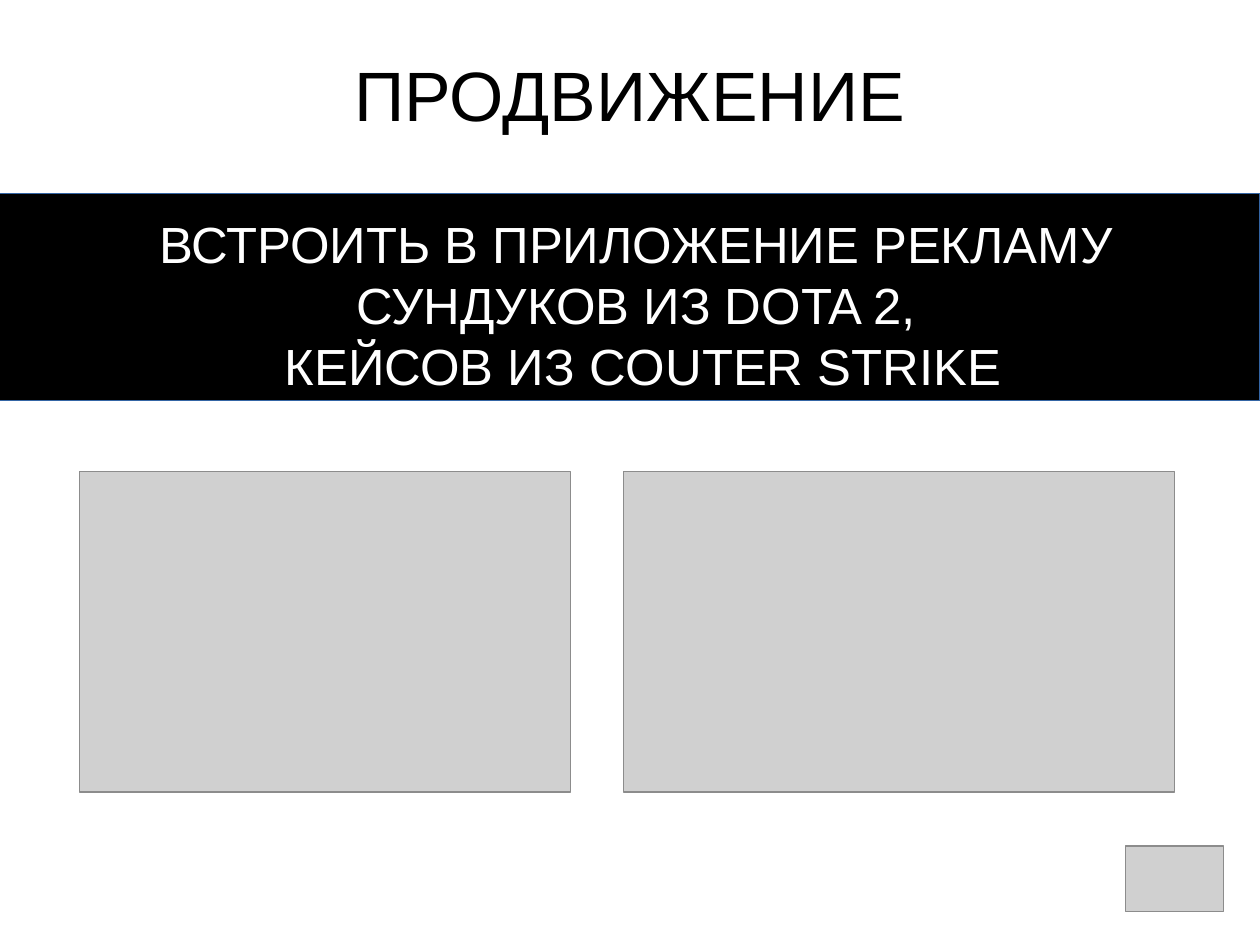
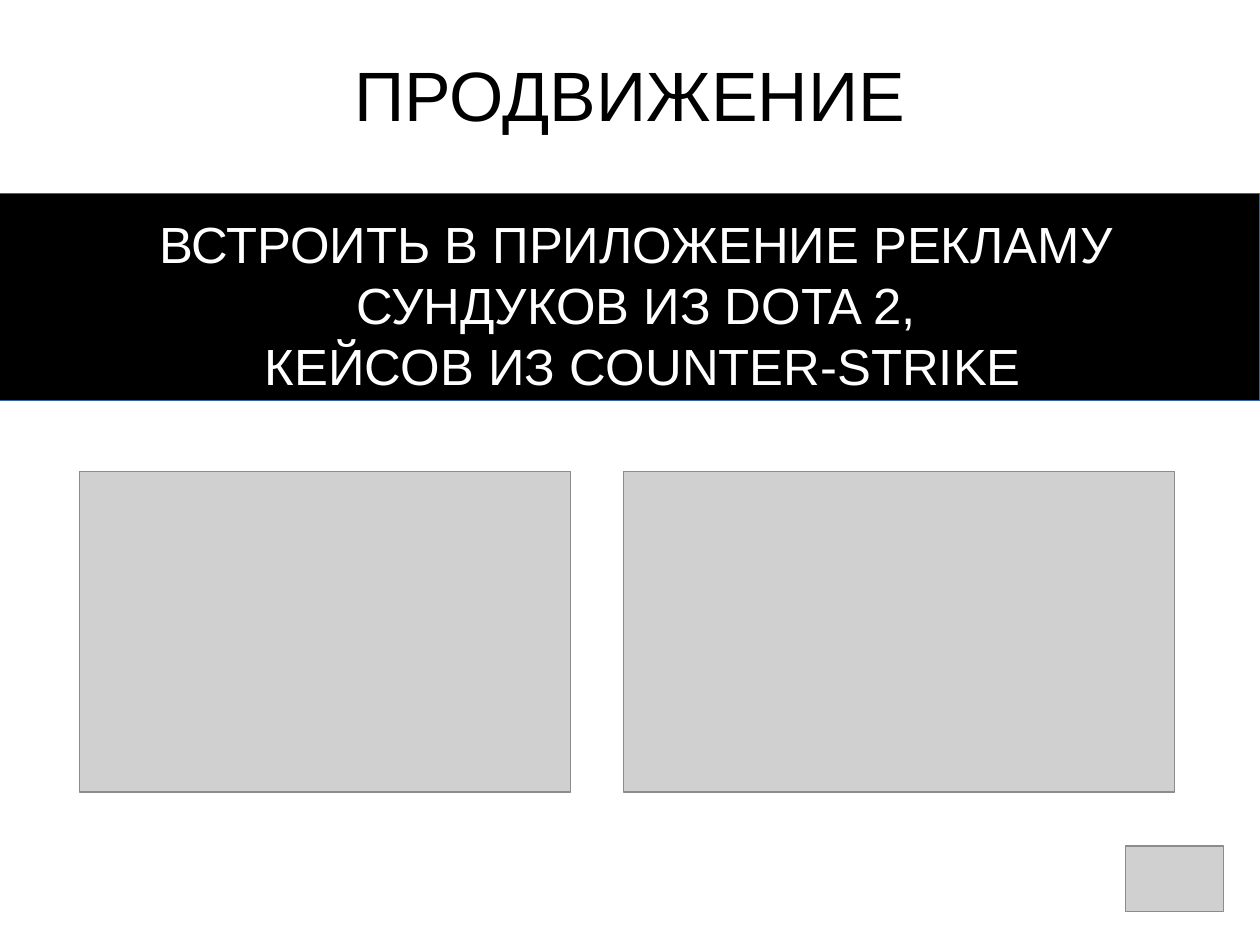
Before and after one commit to funtechhackday/magic-box, a slide deck: slide 5 of magicbox.pptx. Drawn at 1260x945 pixels with LibreOffice and Linux fonts; fonts in the diff are those of the drawing; grey boxes stand for pictures. Boxes give left, top, right and bottom in pixels: in the first picture for what was removed or moved away, otherwise in the second. Text is boxed around its words. In the diff, an @@ line names an element or a change of style, - is before the commit and + after.

```diff
--- a/magicbox.pptx
+++ b/magicbox.pptx
@@ text at box(265, 344, 1020, 386): text changed @@
-● КЕЙСОВ ИЗ COUTER STRIKE
+● КЕЙСОВ ИЗ COUNTER-STRIKE
```
Also in this commit, not shown: 1 other slide changed, 1 other file.
